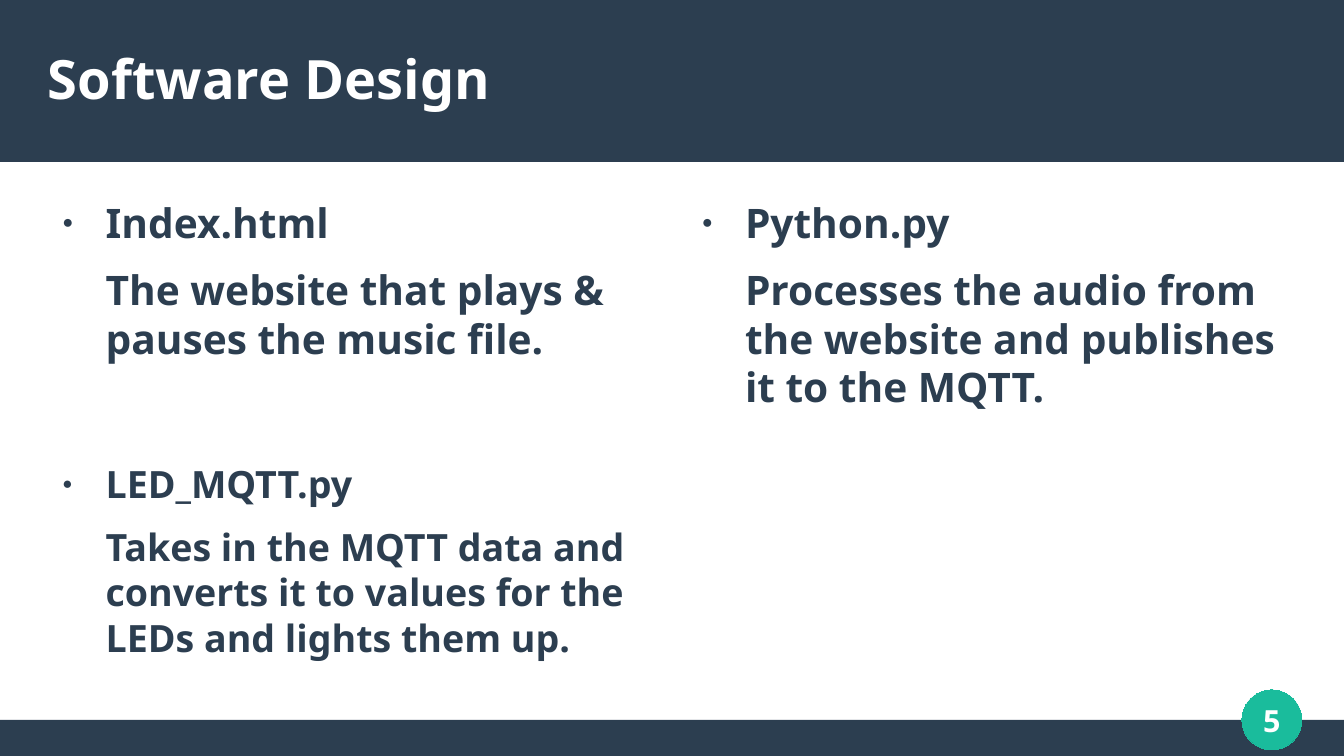
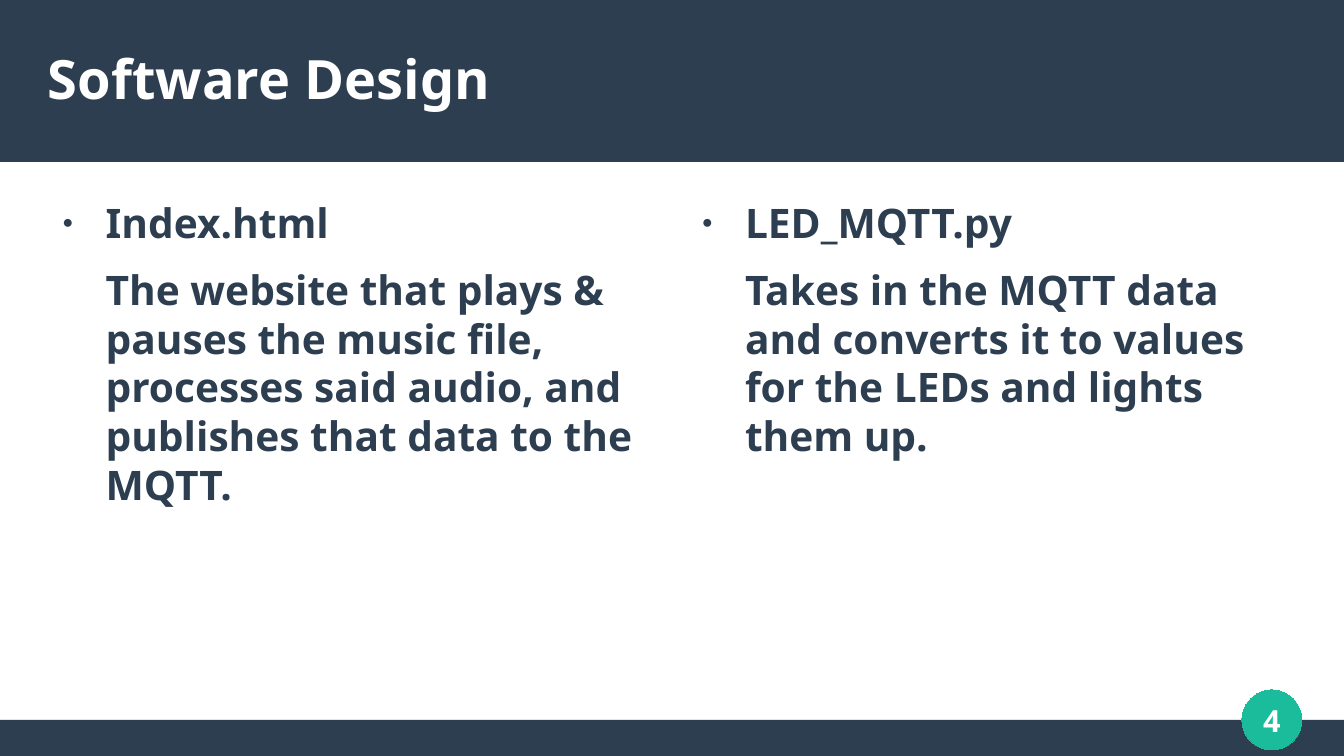
Before and after one commit to brandenHusted/AudioSpectrumVisualizer, a slide deck: slide 4 of otherDelivarables/PresentationSlides.odp (slide 5 before the commit). Drawn at 1344x756 pixels with LibreOffice and Linux fonts; fonts in the diff are those of the drawing. Boxes give left, top, right and bottom in pixels: in the first picture for what was removed or moved away, otherwise in the second. Text is boxed around its words. In the diff, an @@ line names an element or a change of style, - is before the commit and + after.

Commit message:
Changes to presentation

```diff
--- a/otherDelivarables/PresentationSlides.odp
+++ b/otherDelivarables/PresentationSlides.odp
@@ text "LED_MQTT.py": place and size @@
-text "LED_MQTT.py" at box(106, 470, 624, 661)
+text "LED_MQTT.py" at box(745, 208, 1244, 461)
@@ text "LED_MQTT.py" at box(745, 208, 1244, 461): size 22.2 to 24 pt @@
@@ text removed at box(745, 207, 1275, 409) @@
-● Python.py
-Processes the audio from the website and publishes it to the MQTT.
@@ text at box(106, 274, 632, 507): text changed @@
-The website that plays & pauses the music file.
+The website that plays & pauses the music file, processes said audio, and publishes that data to the MQTT.
@@ page number at box(1263, 710, 1280, 732): text changed @@
-5
+4
```
Also in this commit, not shown: 3 other slides changed.
